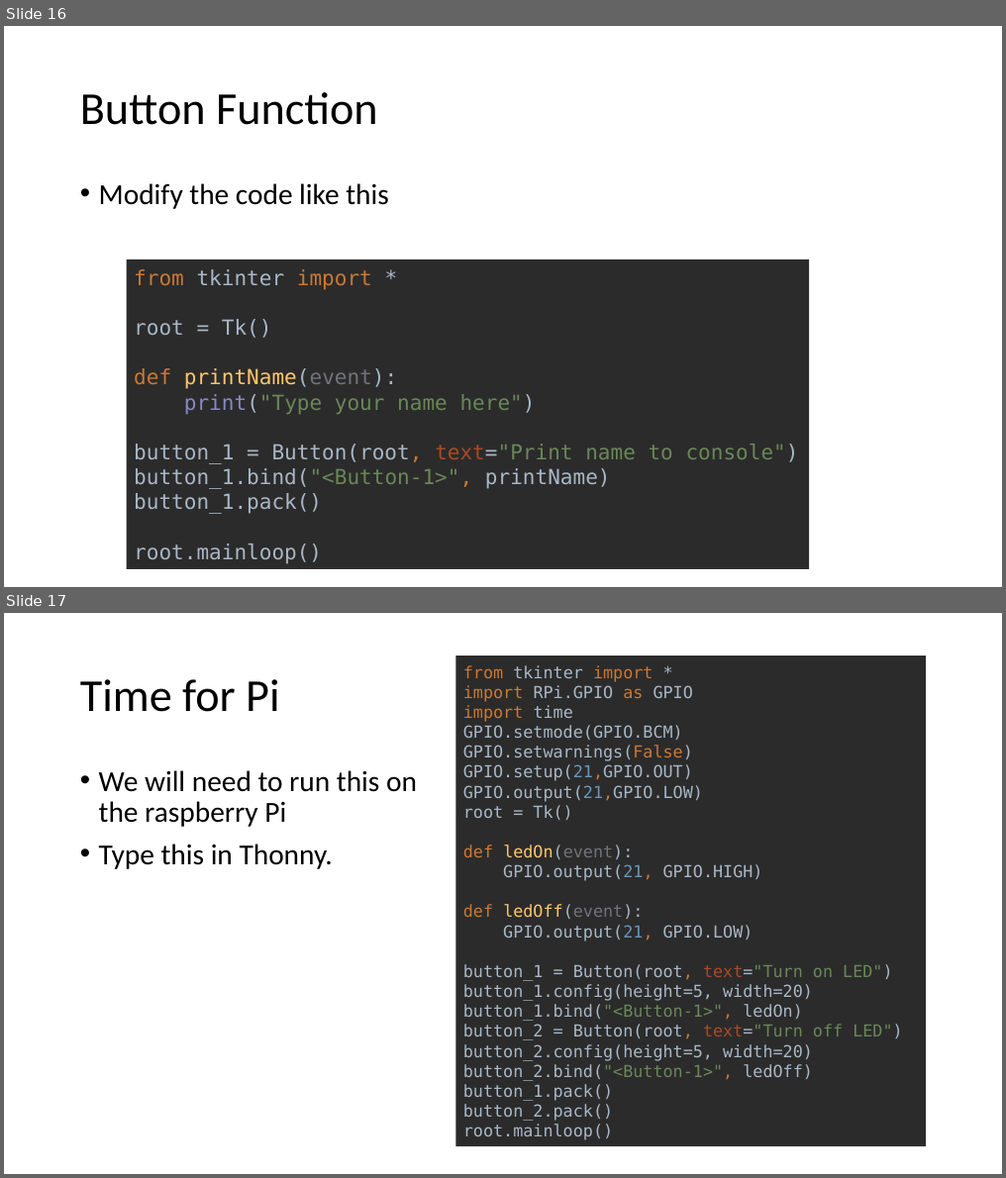
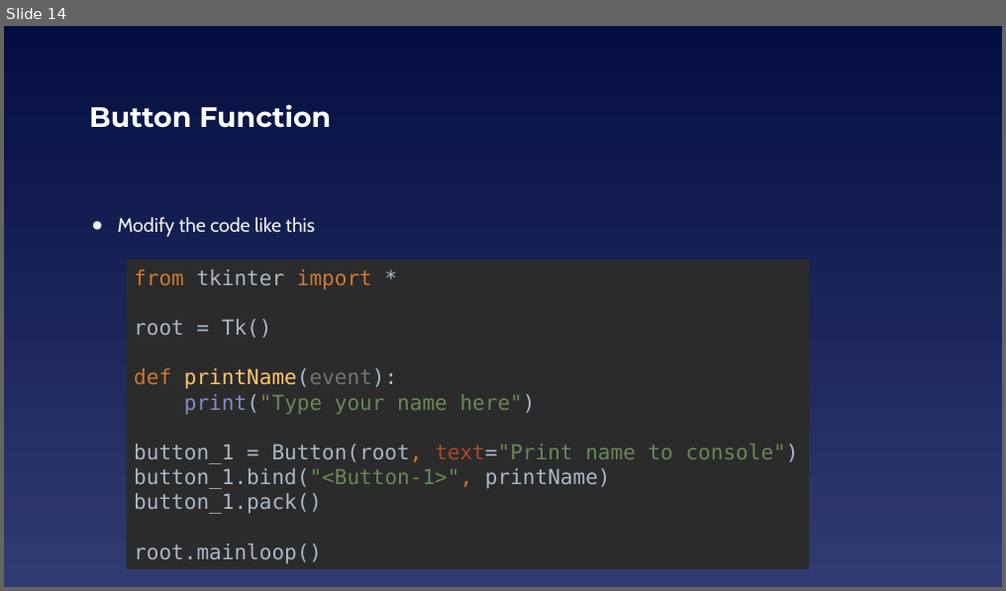
Before and after one commit to EELabMan/RPi-Touch-Display, a slide deck: Raspberry Pi TouchScreen Displays.pptx. Shown one above the other, each under a label of ours: slides 16 and 17 before the commit, slide 14 after it. The pictures are 1006x1178 and 1006x591 pixels, drawn with LibreOffice and Linux fonts; fonts in the diff are those of the drawing. Boxes give left, top, right and bottom in pixels: in the first picture for what was removed or moved away, otherwise in the second. Text is boxed around its words. In the diff, an @@ line names an element or a change of style, - is before the commit and + after.

```diff
--- a/Raspberry Pi TouchScreen Displays.pptx
+++ b/Raspberry Pi TouchScreen Displays.pptx
@@ slide 17 removed at (4,613,1002,1174), background #FFFFFF @@
@@ rectangle removed at (456,656,927,1147) @@
-from tkinter import *
-import RPi.GPIO as GPIO
-import time
-GPIO.setmode(GPIO.BCM)
-GPIO.setwarnings(False)
-GPIO.setup(21,GPIO.OUT)
-GPIO.output(21,GPIO.LOW)
-root = Tk()
-def ledOn(event):
-GPIO.output(21, GPIO.HIGH)
-def ledOff(event):
-GPIO.output(21, GPIO.LOW)
-button_1 = Button(root, text="Turn on LED")
-button_1.config(height=5, width=20)
-button_1.bind("<Button-1>", ledOn)
-button_2 = Button(root, text="Turn off LED")
-button_2.config(height=5, width=20)
-button_2.bind("<Button-1>", ledOff)
-button_1.pack()
-button_2.pack()
-root.mainloop()
@@ title removed at (80,679,279,712) @@
-Time for Pi
@@ text removed at (99,770,417,869) @@
-• We will need to run this on the raspberry Pi
-• Type this in Thonny.
@@ what was slide 16 is now slide 14 @@
@@ slide 14 changed as well @@
@@ background #FFFFFF to gradient #040E41 to #303B72 @@
@@ title "Button Function": place and size @@
-title "Button Function" at (80,92,378,125)
+title "Button Function" at (89,104,331,128)
@@ title "Button Function" at (89,104,331,128): size 44 to 27 pt, font Calibri to Montserrat, text colour #000000 to #FFFFFF, bold on; line spacing 0.9 to 1 @@
@@ text "Modify the code like this" at (118,217,314,237): size 28 to 18.7 pt, font Calibri to Cabin, text colour #000000 to #EFEFEF; bullet • to ●; line spacing 0.9 to 1; less space between paragraphs; vertical alignment top to middle @@
```
Also in this commit, not shown: 15 other slides changed, 7 slides added, 5 other slides removed, 1 other file.
